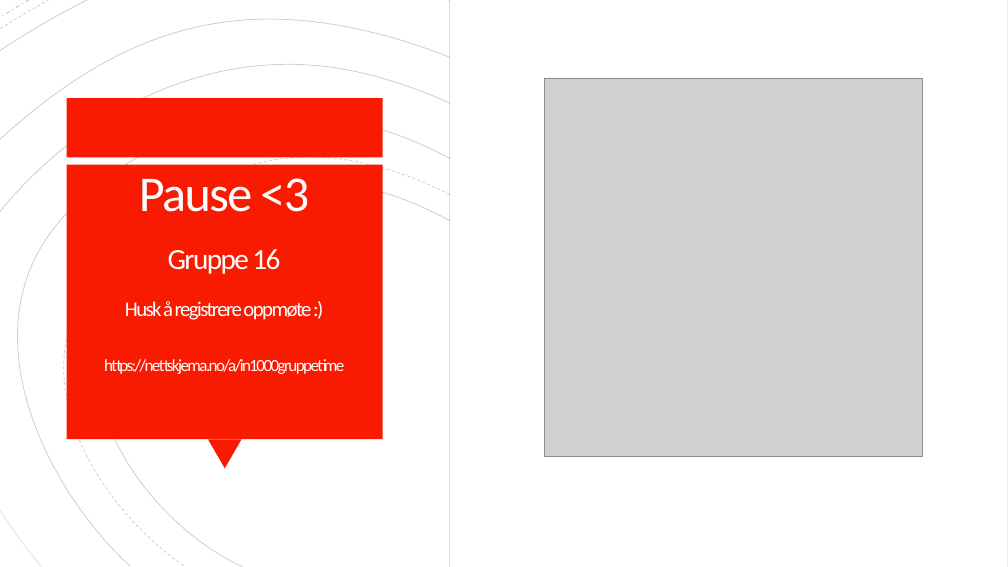
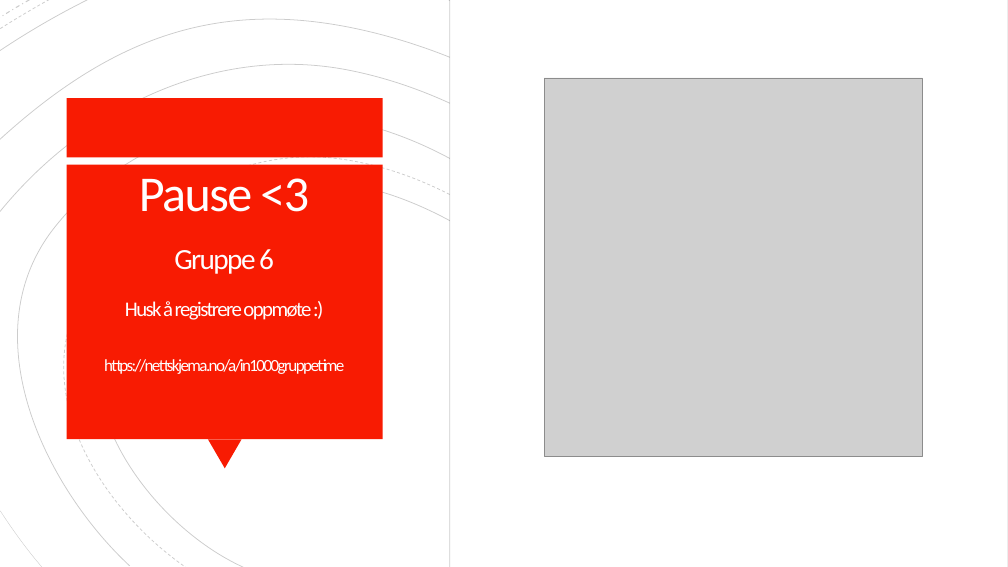
Before and after one commit to LennardDenby/IN1000, a slide deck: slide 17 of Uke 4/konseptforstaaelse_uke4.pptx. Drawn at 1008x567 pixels with LibreOffice and Linux fonts; fonts in the diff are those of the drawing; grey boxes stand for pictures. Boxes give left, top, right and bottom in pixels: in the first picture for what was removed or moved away, otherwise in the second. Text is boxed around its words. In the diff, an @@ line names an element or a change of style, - is before the commit and + after.

```diff
--- a/Uke 4/konseptforstaaelse_uke4.pptx
+++ b/Uke 4/konseptforstaaelse_uke4.pptx
@@ title at (x1=174, y1=249, x2=274, y2=274): text changed @@
-Gruppe 16
+Gruppe 6
```
Also in this commit, not shown: 2 other files.
